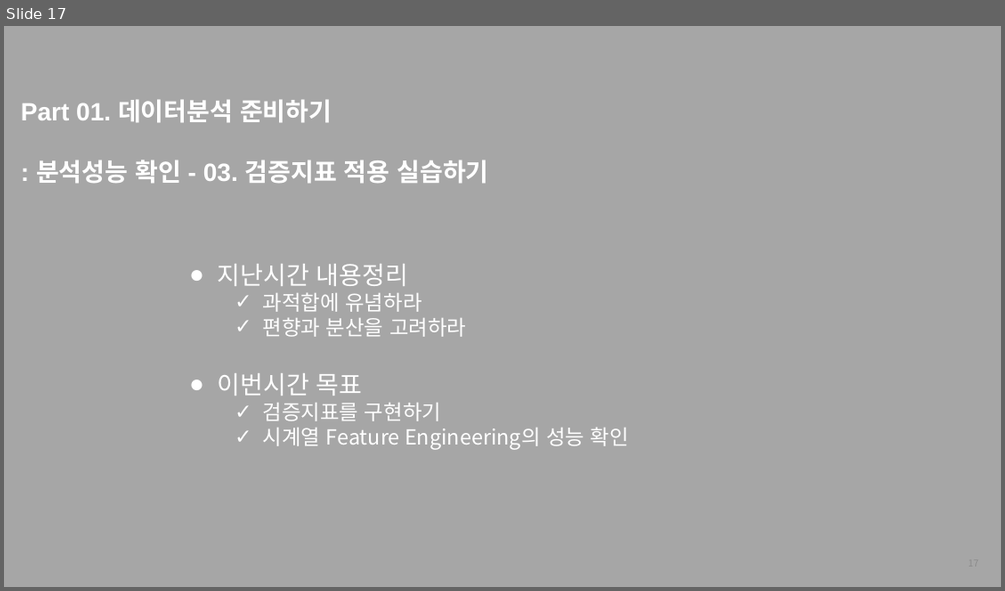
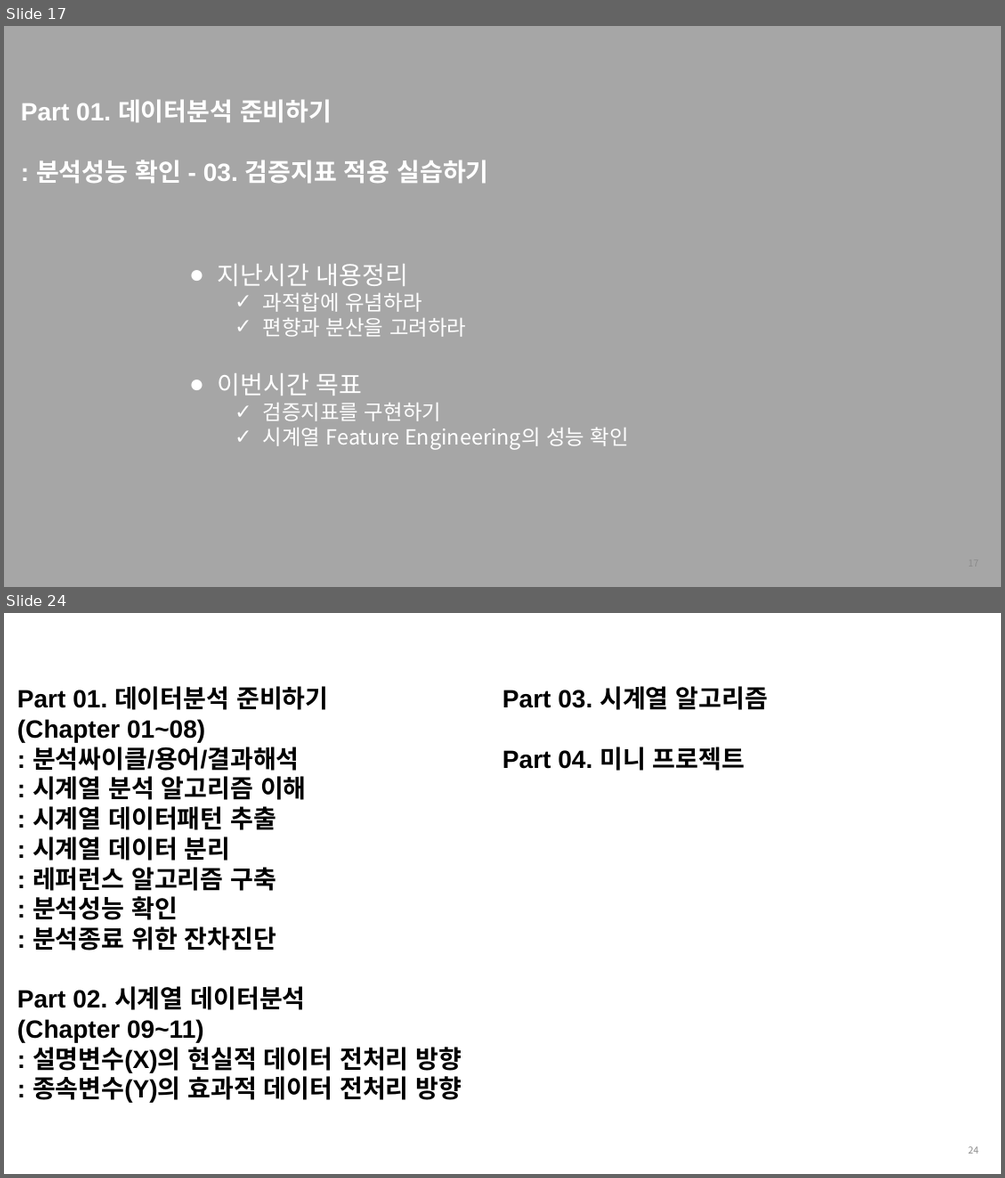
Before and after one commit to thekimk/All-About-Time-Series-Analysis, a slide deck: [FastCampus] 커리큘럼_김경원박사.pptx. Shown one above the other, each under a label of ours: slide 17 before the commit, slides 17 and 24 after it; the slides between them are not shown. The pictures are 1005x591 and 1005x1178 pixels, drawn with LibreOffice and Linux fonts; fonts in the diff are those of the drawing; background and template pictures are left out. Boxes give left, top, right and bottom in pixels: in the first picture for what was removed or moved away, otherwise in the second. Text is boxed around its words. In the diff, an @@ line names an element or a change of style, - is before the commit and + after.

```diff
--- a/[FastCampus] 커리큘럼_김경원박사.pptx
+++ b/[FastCampus] 커리큘럼_김경원박사.pptx
@@ slide 24 added at (4,613,1001,1174), background #FFFFFF @@
@@ text added at (17,686,551,1103), 24 pt, text #000000, bold @@
+Part 01. 데이터분석 준비하기
+(Chapter 01~08)
+: 분석싸이클/용어/결과해석
+: 시계열 분석 알고리즘 이해
+: 시계열 데이터패턴 추출
+: 시계열 데이터 분리
+: 레퍼런스 알고리즘 구축
+: 분석성능 확인
+: 분석종료 위한 잔차진단
+Part 02. 시계열 데이터분석
+(Chapter 09~11)
+: 설명변수(X)의 현실적 데이터 전처리 방향
+: 종속변수(Y)의 효과적 데이터 전처리 방향
+Part 03. 시계열 알고리즘
+Part 04. 미니 프로젝트
@@ page number added at (968,1146,979,1153), 9 pt, text #8C8C8C @@
+24
```
Also in this commit, not shown: 1 slide changed, 59 other slides added, 52 other files.
